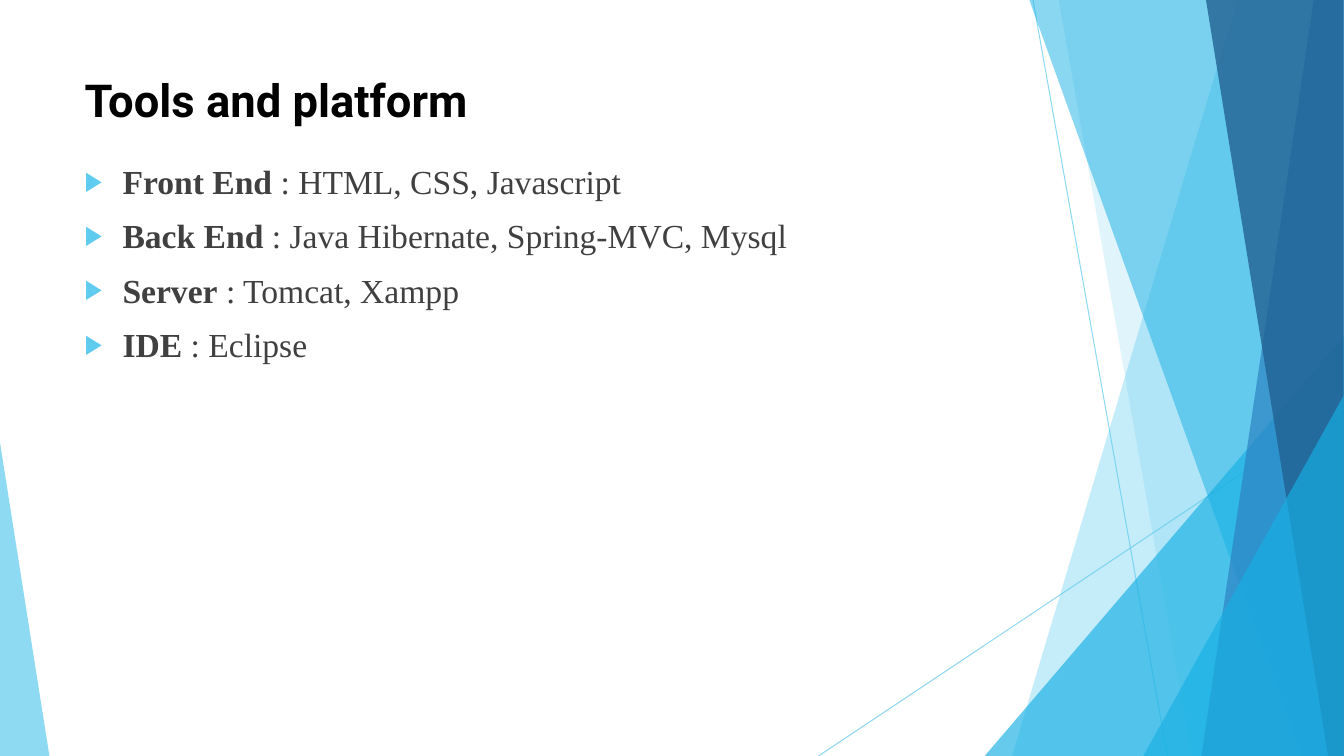
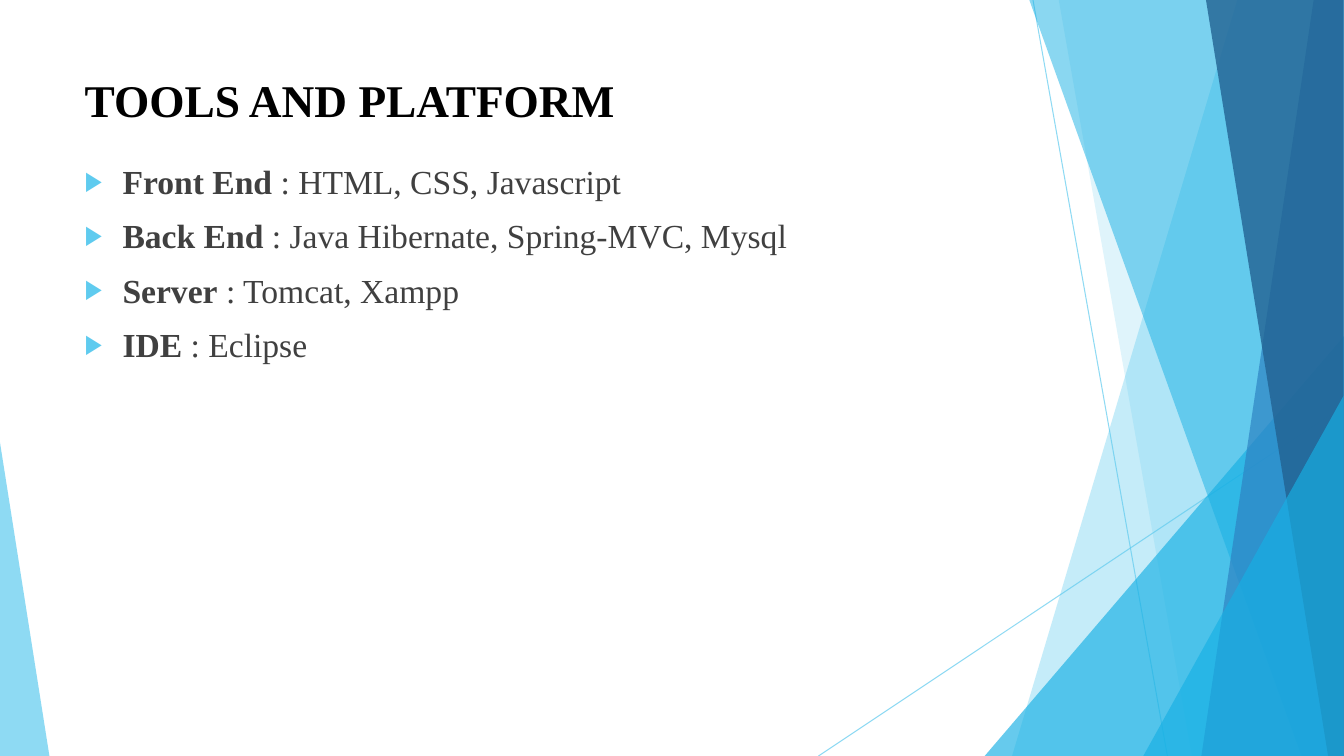
Before and after one commit to KojuOrg/E-Mart-Document, a slide deck: slide 11 of Proposal/Presentation/ProposalSlide.pptx. Drawn at 1344x756 pixels with LibreOffice and Linux fonts; fonts in the diff are those of the drawing. Boxes give left, top, right and bottom in pixels: in the first picture for what was removed or moved away, otherwise in the second. Text is boxed around its words. In the diff, an @@ line names an element or a change of style, - is before the commit and + after.

```diff
--- a/Proposal/Presentation/ProposalSlide.pptx
+++ b/Proposal/Presentation/ProposalSlide.pptx
@@ title at box(85, 87, 615, 118): text changed; font Roboto to Times New Roman @@
-Tools and platform
+TOOLS AND PLATFORM
```
Also in this commit, not shown: 12 other slides changed, 1 slide added, 1 slide removed.
